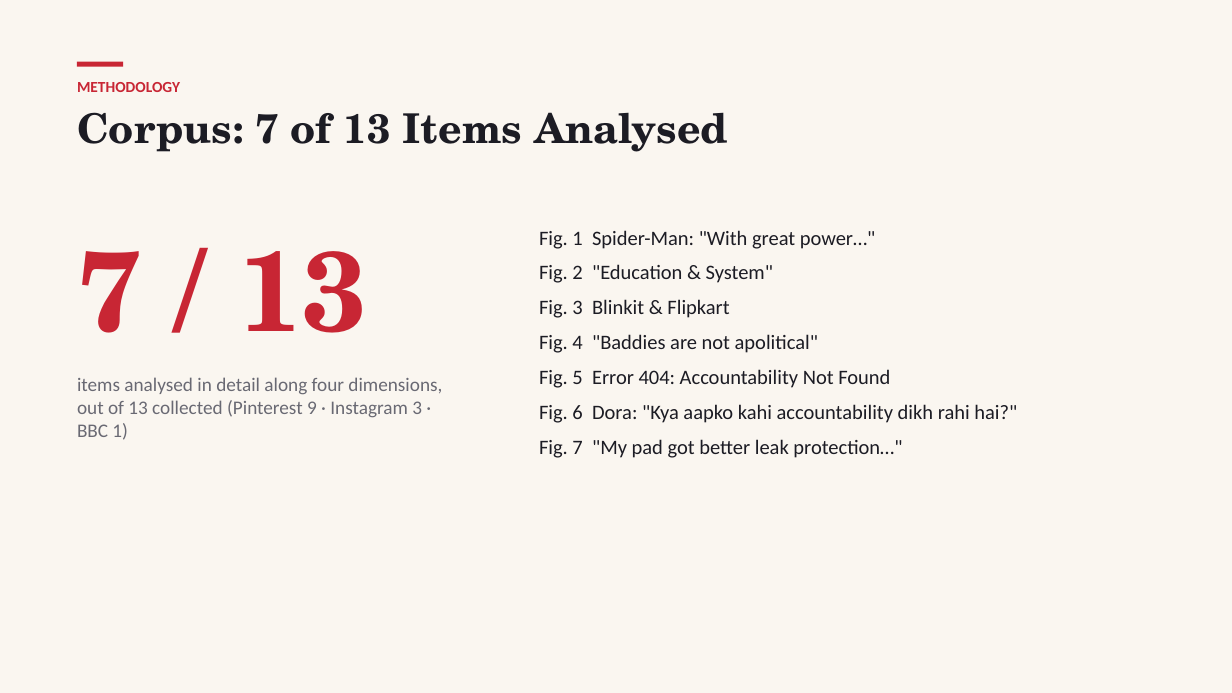
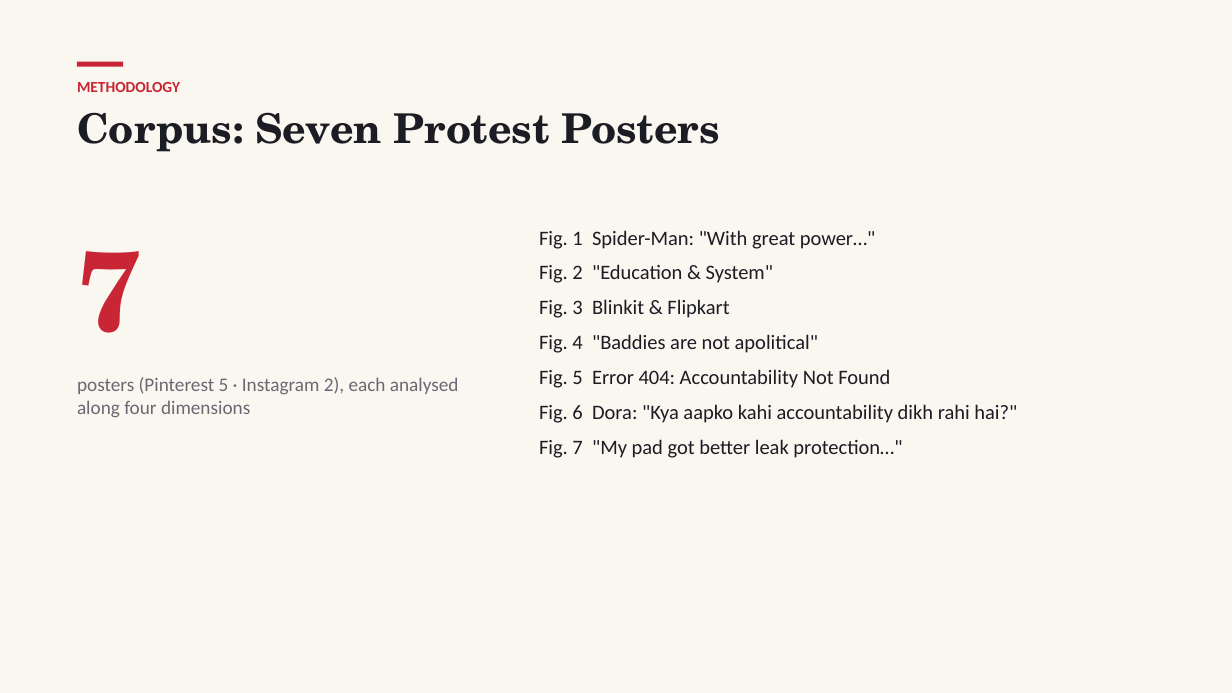
Before and after one commit to kalpvij-web/FP, a slide deck: slide 4 of Final_Presentation.pptx. Drawn at 1232x693 pixels with LibreOffice and Linux fonts; fonts in the diff are those of the drawing. Boxes give left, top, right and bottom in pixels: in the first picture for what was removed or moved away, otherwise in the second. Text is boxed around its words. In the diff, an @@ line names an element or a change of style, - is before the commit and + after.

```diff
--- a/Final_Presentation.pptx
+++ b/Final_Presentation.pptx
@@ text at [77,112,719,152]: text changed @@
-Corpus: 7 of 13 Items Analysed
+Corpus: Seven Protest Posters
@@ text at [77,251,142,333]: text changed @@
-7 / 13
+7
@@ text at [77,377,459,418]: text changed @@
-items analysed in detail along four dimensions, out of 13 collected (Pinterest 9 · Instagram 3 · BBC 1)
+posters (Pinterest 5 · Instagram 2), each analysed along four dimensions
```
Also in this commit, not shown: 4 other slides changed, 8 other files.
